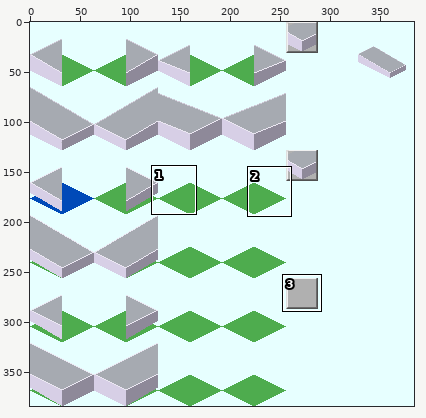
Sprite sheet, stored at Cublic/Join_Stair/Join_Stair_1-2-1.png. Above: a wide view before the commit, with the close-up outlined.
Close-up. As it was:
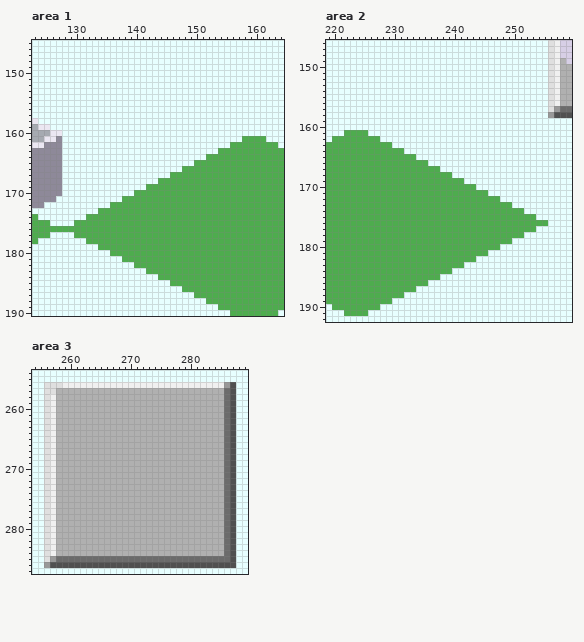
The file is 384x384 pixels. Shown: area 1: x 123..164, y 145..190; area 2: x 219..259, y 146..192; area 3: x 254..289, y 254..287. The commit also changed other parts of the picture, which this record leaves out.
And afterwards:
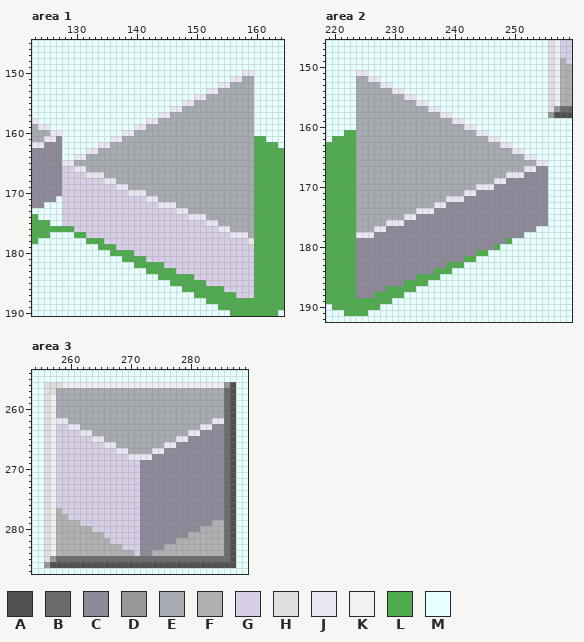
Palette (. is transparent): A #505050  B #6b6b6b  C #8e8999  D #989898  E #a6aab1  F #b0b0b0  G #d7cfe6  H #dfdfdf  J #ebe7f2  K #f0f0f0  L #4eac4e  M #e7ffff
The exact change:
Changed rows in their new state; - is an unchanged pixel.
Area 1:
first column x 128:
150 ------------------------------JJ
151 ----------------------------JJEE
152 --------------------------JJEEEE
153 ------------------------JJEEEEEE
154 ----------------------JJEEEEEEEE
155 --------------------JJEEEEEEEEEE
156 ------------------JJEEEEEEEEEEEE
157 ----------------JJEEEEEEEEEEEEEE
158 --------------JJEEEEEEEEEEEEEEEE
159 ------------JJEEEEEEEEEEEEEEEEEE
160 ----------JJEEEEEEEEEEEEEEEEEEEE
161 --------JJEEEEEEEEEEEEEEEEEEEEEE
162 ------JJEEEEEEEEEEEEEEEEEEEEEEEE
163 ----JJEEEEEEEEEEEEEEEEEEEEEEEEEE
164 --JJEEEEEEEEEEEEEEEEEEEEEEEEEEEE
165 JJEEEEEEEEEEEEEEEEEEEEEEEEEEEEEE
166 GGJJEEEEEEEEEEEEEEEEEEEEEEEEEEEE
167 GGGGJJJEEEEEEEEEEEEEEEEEEEEEEEEE
168 GGGGGGGJJEEEEEEEEEEEEEEEEEEEEEEE
169 GGGGGGGGGJJEEEEEEEEEEEEEEEEEEEEE
170 GGGGGGGGGGGJJJEEEEEEEEEEEEEEEEEE
171 GGGGGGGGGGGGGGJJEEEEEEEEEEEEEEEE
172 GGGGGGGGGGGGGGGGJJJEEEEEEEEEEEEE
173 GGGGGGGGGGGGGGGGGGGJJEEEEEEEEEEE
174 GGGGGGGGGGGGGGGGGGGGGJJJEEEEEEEE
175 GGGGGGGGGGGGGGGGGGGGGGGGJJEEEEEE
176 --GGGGGGGGGGGGGGGGGGGGGGGGJJEEEE
177 ----GGGGGGGGGGGGGGGGGGGGGGGGJJJE
178 -------GGGGGGGGGGGGGGGGGGGGGGGGJ
179 ---------GGGGGGGGGGGGGGGGGGGGGGG
180 ------------GGGGGGGGGGGGGGGGGGGG
181 --------------GGGGGGGGGGGGGGGGGG
182 -----------------GGGGGGGGGGGGGGG
183 -------------------GGGGGGGGGGGGG
184 ----------------------GGGGGGGGGG
185 ------------------------GGGGGGGG
186 ---------------------------GGGGG
187 -----------------------------GGG
Area 2:
first column x 224:
151 JJ------------------------------
152 EEJJ----------------------------
153 EEEEJJ--------------------------
154 EEEEEEJJ------------------------
155 EEEEEEEEJJ----------------------
156 EEEEEEEEEEJJ--------------------
157 EEEEEEEEEEEEJJ------------------
158 EEEEEEEEEEEEEEJJ----------------
159 EEEEEEEEEEEEEEEEJJ--------------
160 EEEEEEEEEEEEEEEEEEJJ------------
161 EEEEEEEEEEEEEEEEEEEEJJ----------
162 EEEEEEEEEEEEEEEEEEEEEEJJ--------
163 EEEEEEEEEEEEEEEEEEEEEEEEJJ------
164 EEEEEEEEEEEEEEEEEEEEEEEEEEJJ----
165 EEEEEEEEEEEEEEEEEEEEEEEEEEEEJJ--
166 EEEEEEEEEEEEEEEEEEEEEEEEEEEEEEJJ
167 EEEEEEEEEEEEEEEEEEEEEEEEEEEEJJCC
168 EEEEEEEEEEEEEEEEEEEEEEEEEJJJCCCC
169 EEEEEEEEEEEEEEEEEEEEEEEJJCCCCCCC
170 EEEEEEEEEEEEEEEEEEEEJJJCCCCCCCCC
171 EEEEEEEEEEEEEEEEEEJJCCCCCCCCCCCC
172 EEEEEEEEEEEEEEEJJJCCCCCCCCCCCCCC
173 EEEEEEEEEEEEEJJCCCCCCCCCCCCCCCCC
174 EEEEEEEEEEJJJCCCCCCCCCCCCCCCCCCC
175 EEEEEEEEJJCCCCCCCCCCCCCCCCCCCCCC
176 EEEEEJJJCCCCCCCCCCCCCCCCCCCCCCCC
177 EEEJJCCCCCCCCCCCCCCCCCCCCCCCCC--
178 JJJCCCCCCCCCCCCCCCCCCCCCCCCC----
179 CCCCCCCCCCCCCCCCCCCCCCCCC-------
180 CCCCCCCCCCCCCCCCCCCCCCC---------
181 CCCCCCCCCCCCCCCCCCCC------------
182 CCCCCCCCCCCCCCCCCC--------------
183 CCCCCCCCCCCCCCC-----------------
184 CCCCCCCCCCCCC-------------------
185 CCCCCCCCCC----------------------
186 CCCCCCCC------------------------
187 CCCCC---------------------------
188 CCC-----------------------------
Area 3:
first column x 258:
257 EEEEEEEEEEEEEEEEEEEEEEEEEEEE
258 EEEEEEEEEEEEEEEEEEEEEEEEEEEE
259 EEEEEEEEEEEEEEEEEEEEEEEEEEEE
260 EEEEEEEEEEEEEEEEEEEEEEEEEEEE
261 EEEEEEEEEEEEEEEEEEEEEEEEEEEE
262 JJEEEEEEEEEEEEEEEEEEEEEEEEJJ
263 GGJJEEEEEEEEEEEEEEEEEEEEJJCC
264 GGGGJJEEEEEEEEEEEEEEEEJJCCCC
265 GGGGGGJJEEEEEEEEEEEEJJCCCCCC
266 GGGGGGGGJJEEEEEEEEJJCCCCCCCC
267 GGGGGGGGGGJJEEEEJJCCCCCCCCCC
268 GGGGGGGGGGGGJJJJCCCCCCCCCCCC
269 GGGGGGGGGGGGGGCCCCCCCCCCCCCC
270 GGGGGGGGGGGGGGCCCCCCCCCCCCCC
271 GGGGGGGGGGGGGGCCCCCCCCCCCCCC
272 GGGGGGGGGGGGGGCCCCCCCCCCCCCC
273 GGGGGGGGGGGGGGCCCCCCCCCCCCCC
274 GGGGGGGGGGGGGGCCCCCCCCCCCCCC
275 GGGGGGGGGGGGGGCCCCCCCCCCCCCC
276 GGGGGGGGGGGGGGCCCCCCCCCCCCCC
277 -GGGGGGGGGGGGGCCCCCCCCCCCCCC
278 --GGGGGGGGGGGGCCCCCCCCCCCCCC
279 ----GGGGGGGGGGCCCCCCCCCCCC--
280 ------GGGGGGGGCCCCCCCCCC----
281 --------GGGGGGCCCCCCCC------
282 ---------GGGGGCCCCCC--------
283 -----------GGGCCCC----------
284 -------------GCC------------
Where, in picture pixels (left, top, right, bottom), the same in both close-ups:
changed: (62, 70, 254, 298)
changed: (356, 70, 548, 298)
changed: (56, 388, 224, 556)
